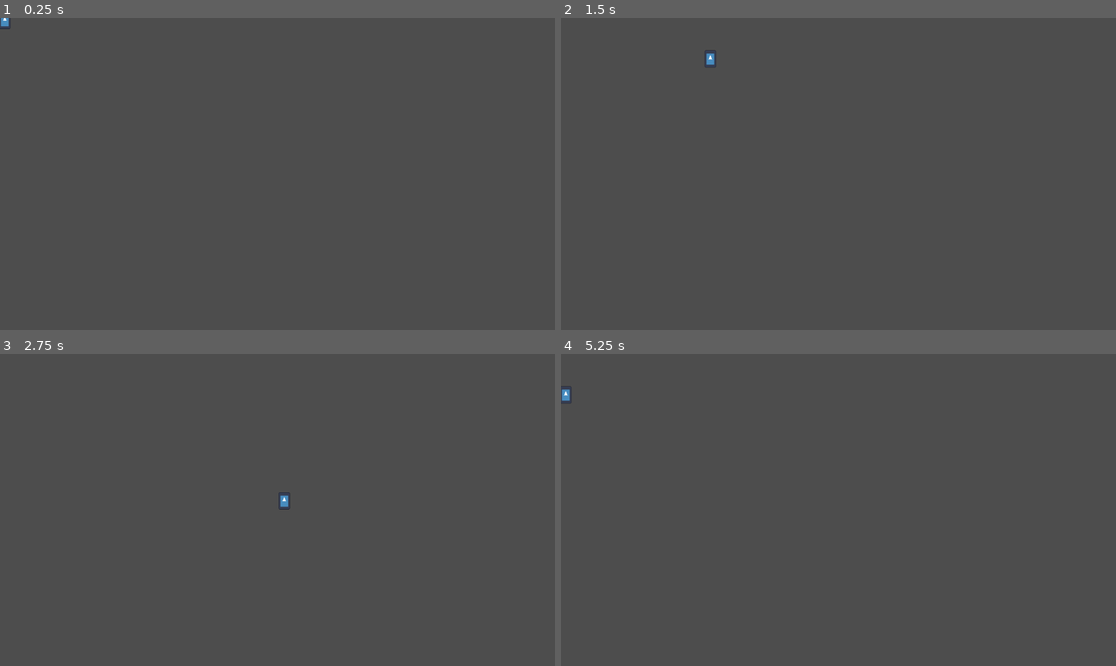
Above: before the commit, frames 1-4 (two rows, left to right).
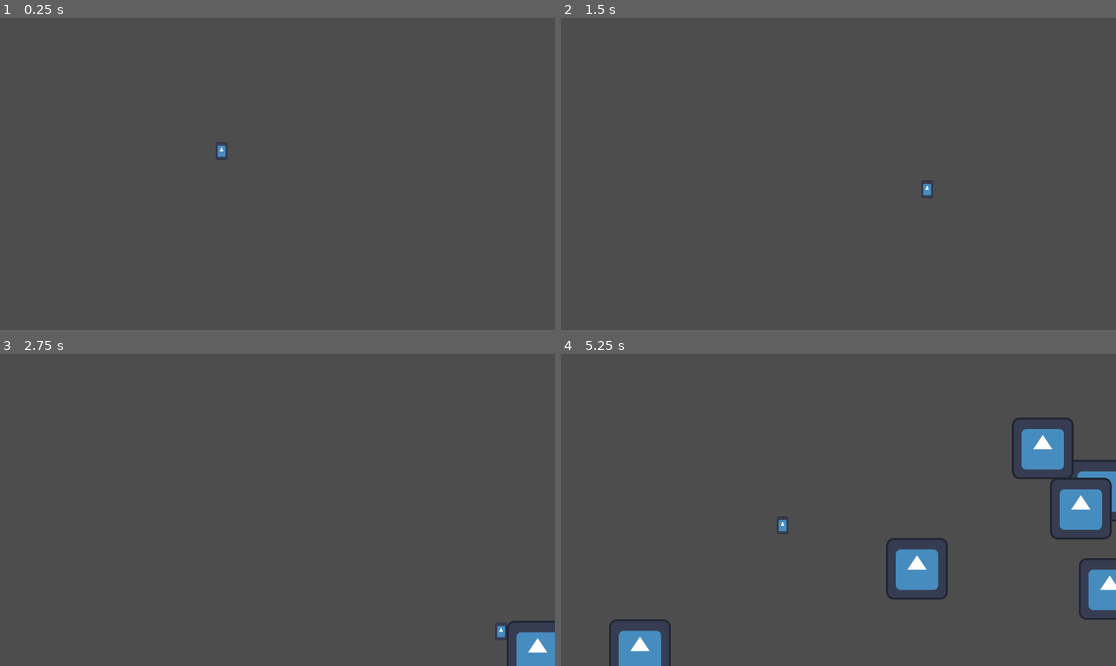
Above: after the commit, the same moments.

Repository: Tibo3103/BagarreBaignoire
Game: Godot game, scene res://main.tscn
Two runs of this game, one before a commit and one after it. Both use one fixed random seed, a clock stepped at 60 frames per second and the inputs below. Before the commit the project starts from res://area_2d.tscn. The engine's default icon, where the game draws it, is replaced by a stand-in: a white triangle on a blue panel in a dark square.
Inputs:
- Up to frame 1 (0.25 s): no input
- Up to frame 2 (1.5 s): tap Enter at 0.5 s; hold D (move_right) 0.53-1.28 s; hold S (move_backward) from 1.28 s (still down)
- Up to frame 3 (2.75 s): release S (move_backward) at 2.03 s; hold D (move_right) from 2.03 s (still down)
- Up to frame 4 (5.25 s): release D (move_right) at 2.78 s; hold W (move_forward) 2.78-3.53 s; hold A (move_left) 3.53-5.03 s; hold S (move_backward) from 5.03 s (still down)

The runs differ from the first frame. In frame 1, 0.1% of the frame differs, in the area x 0-41%, y 0-46%; in frame 2, 0.1%; in frame 3, 1.0%; in frame 4, 6.1%, in the area x 0-100%, y 10-100%.

Commit message:
apparition des pouce-pouce

Diff:
--- a/area_2d.tscn
+++ b/area_2d.tscn
@@ -18,6 +18,7 @@
 size = Vector2(24, 36)
 
 [node name="joueur" type="Area2D"]
+position = Vector2(450, 271)
 script = ExtResource("1_fgcnj")
 
 [node name="AnimatedSprite2D" type="AnimatedSprite2D" parent="."]
--- /dev/null
+++ b/main.gd
@@ -0,0 +1,41 @@
+extends Node
+
+@export var mob_scene: PackedScene
+
+
+func _ready():
+	if mob_scene == null:
+		push_error("mob_scene is not assigned!")
+		return
+	new_game()
+
+
+func new_game():
+	$startTimer.start()
+
+
+func _on_start_timer_timeout():
+	$mobTimer.start()
+
+
+func _on_mob_timer_timeout():
+	if mob_scene == null:
+		push_error("mob_scene is not assigned!")
+		return
+
+	# Instanciation et placement du mob
+	var mob = mob_scene.instantiate()
+	var mob_spawn_location = get_node("mobPath/mobSpawnLocation")
+	mob_spawn_location.progress_ratio = randf()
+	mob.position = mob_spawn_location.position
+
+	# Calcul de la direction et de la vitesse
+	var direction = mob_spawn_location.rotation + PI / 2
+	var velocity = Vector2(randf_range(150.0, 250.0), 0.0)
+	mob.linear_velocity = velocity.rotated(direction)
+
+	# Ajout du mob à la scène
+	add_child(mob)
+
+	# Suppression automatique après 5 secondes (ajustable)
+	mob.call_deferred("queue_free", 5)
--- /dev/null
+++ b/main.tscn
@@ -0,0 +1,36 @@
+[gd_scene load_steps=5 format=3 uid="uid://cq1se6ncmmfg1"]
+
+[ext_resource type="Script" path="res://main.gd" id="1_bkx4a"]
+[ext_resource type="PackedScene" uid="uid://cbamkm1t8sl01" path="res://area_2d.tscn" id="1_iw1cx"]
+[ext_resource type="PackedScene" uid="uid://bmjqmn5peipua" path="res://pouce_pouce.tscn" id="2_45s8h"]
+
+[sub_resource type="Curve2D" id="Curve2D_s7nfh"]
+_data = {
+"points": PackedVector2Array(0, 0, 0, 0, 0, 0, 0, 0, 0, 0, 756, 1, 0, 0, 0, 0, 1152, 0, 0, 0, 0, 0, 1152, 648, 0, 0, 0, 0, 0, 648, 0, 0, 0, 0, 0, 0)
+}
+point_count = 6
+
+[node name="main" type="Node"]
+script = ExtResource("1_bkx4a")
+mob_scene = ExtResource("2_45s8h")
+
+[node name="joueur" parent="." instance=ExtResource("1_iw1cx")]
+
+[node name="mobTimer" type="Timer" parent="."]
+wait_time = 0.5
+
+[node name="startTimer" type="Timer" parent="."]
+wait_time = 2.0
+one_shot = true
+
+[node name="startPosition" type="Marker2D" parent="."]
+position = Vector2(240, 450)
+
+[node name="mobPath" type="Path2D" parent="."]
+curve = SubResource("Curve2D_s7nfh")
+
+[node name="mobSpawnLocation" type="PathFollow2D" parent="mobPath"]
+rotation = 0.00132275
+
+[connection signal="timeout" from="mobTimer" to="." method="_on_mob_timer_timeout"]
+[connection signal="timeout" from="startTimer" to="." method="_on_start_timer_timeout"]
--- /dev/null
+++ b/pouce-pouce.gd
@@ -0,0 +1,13 @@
+extends RigidBody2D
+
+
+# Called when the node enters the scene tree for the first time.
+func _ready():
+	var mob_type = $AnimatedSprite2D.sprite_frames.get_animation_names()
+	$AnimatedSprite2D.play(mob_type[randi() % mob_type.size()])
+
+
+
+
+func _on_visible_on_screen_notifier_2d_screen_exited():
+	queue_free()
--- /dev/null
+++ b/pouce_pouce.tscn
@@ -0,0 +1,37 @@
+[gd_scene load_steps=5 format=3 uid="uid://bmjqmn5peipua"]
+
+[ext_resource type="Script" path="res://pouce-pouce.gd" id="1_osfyv"]
+[ext_resource type="Texture2D" uid="uid://dah1jiu0gltau" path="res://icon.svg" id="2_vyc3y"]
+
+[sub_resource type="SpriteFrames" id="SpriteFrames_nbppq"]
+animations = [{
+"frames": [{
+"duration": 1.0,
+"texture": ExtResource("2_vyc3y")
+}],
+"loop": true,
+"name": &"pouce-pouce",
+"speed": 5.0
+}]
+
+[sub_resource type="RectangleShape2D" id="RectangleShape2D_bfqg8"]
+size = Vector2(129, 124)
+
+[node name="pouce-pouce" type="RigidBody2D"]
+collision_mask = 0
+gravity_scale = 0.0
+script = ExtResource("1_osfyv")
+metadata/_edit_group_ = true
+
+[node name="AnimatedSprite2D" type="AnimatedSprite2D" parent="."]
+texture_filter = 1
+sprite_frames = SubResource("SpriteFrames_nbppq")
+animation = &"pouce-pouce"
+
+[node name="CollisionShape2D" type="CollisionShape2D" parent="."]
+position = Vector2(0.5, -1)
+shape = SubResource("RectangleShape2D_bfqg8")
+
+[node name="VisibleOnScreenNotifier2D" type="VisibleOnScreenNotifier2D" parent="."]
+
+[connection signal="screen_exited" from="VisibleOnScreenNotifier2D" to="." method="_on_visible_on_screen_notifier_2d_screen_exited"]
--- a/project.godot
+++ b/project.godot
@@ -11,7 +11,7 @@
 [application]
 
 config/name="Gamejam_2025"
-run/main_scene="res://area_2d.tscn"
+run/main_scene="res://main.tscn"
 config/features=PackedStringArray("4.2", "GL Compatibility")
 config/icon="res://icon.svg"
 
